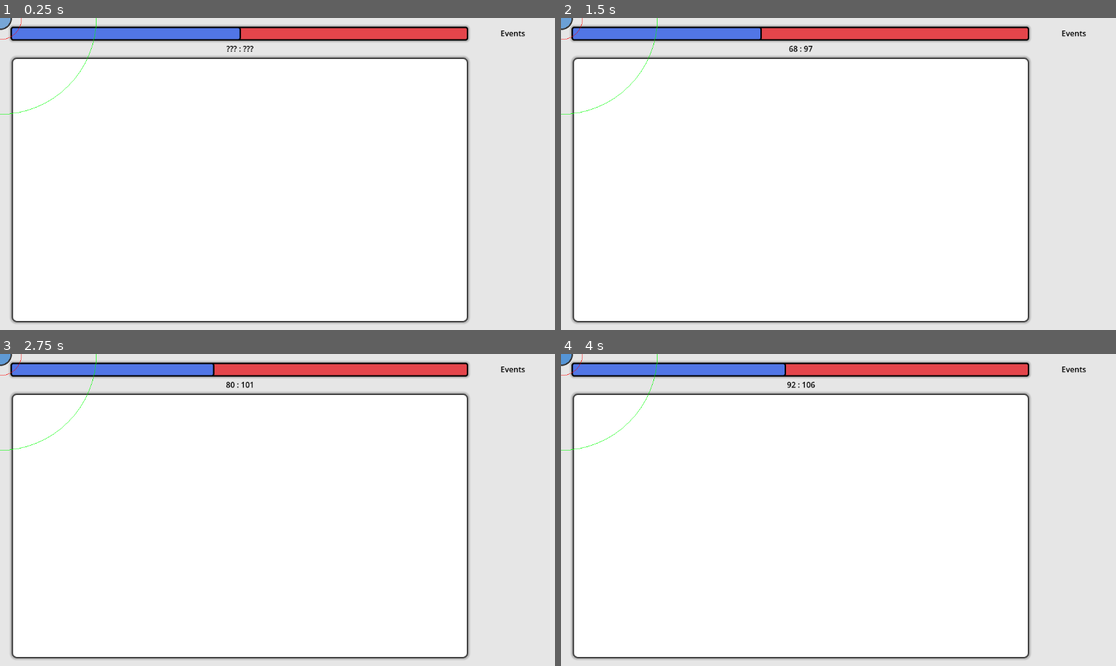
Above: before the commit, frames 1-4 (two rows, left to right).
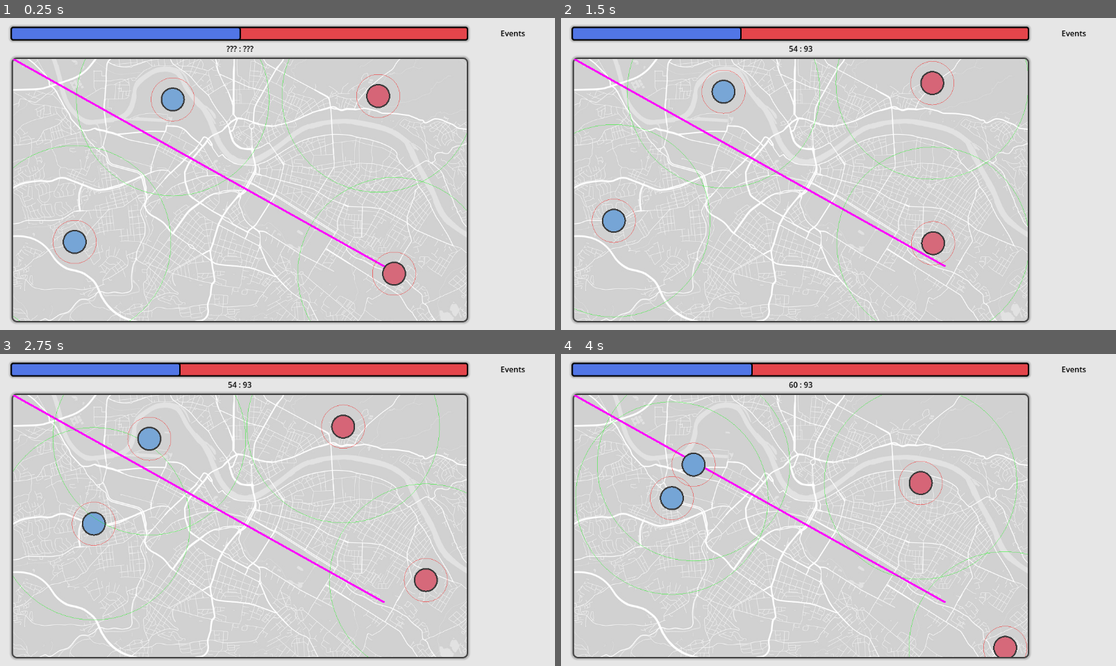
Above: after the commit, the same moments.

Repository: s7eamy/social-bubbles
Game: Godot game, scene res://test_eimantas.tscn
The game is run twice, just before and just after one commit, with the same random seed, the same clock (stepped at 60 frames per second) and the same inputs. This scene is started directly instead of the project's main scene.
Inputs:
- Up to frame 1 (0.25 s): no input
- Up to frame 2 (1.5 s): no input
- Up to frame 3 (2.75 s): no input
- Up to frame 4 (4 s): no input

The runs differ from the first frame. In frame 1, 64% of the frame differs, in the area x 0-85%, y 0-98%; in frame 2, 64%; in frame 3, 65%; in frame 4, 65%.

Commit message:
feat: added line drawing in a separate script
To be finished

Diff:
--- a/scenes/ui/ui.gd
+++ b/scenes/ui/ui.gd
@@ -10,22 +10,9 @@
 func _ready() -> void:
 	game_controller = find_game_node()
 
-
 # Called every frame. 'delta' is the elapsed time since the previous frame.
 func _process(delta: float) -> void:
-	score_literate = 0
-	score_illiterate = 0
-	if game_controller and game_controller.unit_list:
-		for unit in game_controller.unit_list:
-			if unit.type == Globals.UnitTypes.MEDIA_ILLITERATE:
-				score_illiterate += abs(unit.media_literacy_score)
-			elif unit.type == Globals.UnitTypes.MEDIA_LITERATE:
-				score_literate += unit.media_literacy_score
-		print("Score literate" + str(score_literate))
-		print("Score illiterate" + str(score_illiterate))
-		score_label.text = str(score_literate) + " : " + str(score_illiterate)
-		print("Progress" + str(float(score_literate) / float((score_illiterate + score_literate))))
-		score_bar.value = float(score_literate) / float((score_illiterate + score_literate)) * 100
+	calculate_score()
 
 func find_game_node():
 	# Start searching from the root node
@@ -36,3 +23,15 @@
 	else:
 		print("Node 'game' not found!")
 		return null
+
+func calculate_score():
+	score_literate = 0
+	score_illiterate = 0
+	if game_controller and game_controller.unit_list:
+		for unit in game_controller.unit_list:
+			if unit.type == Globals.UnitTypes.MEDIA_ILLITERATE:
+				score_illiterate += abs(unit.media_literacy_score)
+			elif unit.type == Globals.UnitTypes.MEDIA_LITERATE:
+				score_literate += unit.media_literacy_score
+		score_label.text = str(round(score_literate)) + " : " + str(round(score_illiterate))
+		score_bar.value = float(score_literate) / float((score_illiterate + score_literate)) * 100
--- /dev/null
+++ b/scenes/unit/line-drawing.gd
@@ -0,0 +1,58 @@
+extends Node
+
+const LINE_DRAW_DURATION = 1.0
+
+#var line: Line2D
+@export var line: Line2D  # The Line2D node for drawing
+var is_drawing_line: bool = false
+var current_time: float = 0.0
+var start_position: Vector2
+var end_position: Vector2
+
+
+# Called when the node enters the scene tree for the first time.
+func _ready() -> void:
+	pass # Replace with function body.
+
+
+# Called every frame. 'delta' is the elapsed time since the previous frame.
+func _process(delta: float) -> void:
+	if is_drawing_line:
+		animate_line(delta)
+
+func create_line2d():
+	# Create a new Line2D node
+	var line = Line2D.new()
+
+	# Configure its appearance (optional)
+	line.width = 4.0  # Set the width of the line
+	line.default_color = Color(1, 0, 0)  # Set the color of the line (red in this case)
+
+	# Add the Line2D node to the scene
+	add_child(line)  # Add it as a child of the current node or another node
+
+	return line
+
+func start_line_animation(node_a: Node, node_b: Node):
+	is_drawing_line = true
+	current_time = 0.0
+	start_position = node_a.position
+	end_position = node_b.position
+	line.clear_points()  # Clear previous line points
+	line.add_point(start_position)  # Start at node_a's position
+
+func animate_line(delta: float):
+	current_time += delta
+	var t = current_time / LINE_DRAW_DURATION  # Calculate the interpolation factor
+	t = clamp(t, 0.0, 1.0)  # Ensure t is between 0 and 1
+
+	# Interpolate the line to the end position
+	var current_position = start_position.lerp(end_position, t)
+	if line.get_point_count() == 1:
+		line.add_point(current_position)
+	else:
+		line.set_point_position(1, current_position)
+
+	# Finish the animation
+	if t >= 1.0:
+		is_drawing_line = false
--- a/test_eimantas.tscn
+++ b/test_eimantas.tscn
@@ -1,19 +1,45 @@
-[gd_scene load_steps=4 format=3 uid="uid://cp1tj8vxm4evv"]
+[gd_scene load_steps=5 format=3 uid="uid://cp1tj8vxm4evv"]
 
 [ext_resource type="PackedScene" uid="uid://dp82b4kb4pydf" path="res://scenes/unit/unit.tscn" id="1_loclc"]
+[ext_resource type="Texture2D" uid="uid://cb55aal1vbcxx" path="res://assets/textures/urban-city-map-dresden-poster-grayscale-street-vector-34009066.jpg" id="2_0uwex"]
 [ext_resource type="PackedScene" uid="uid://d235bok86nwo0" path="res://scenes/ui/ui.tscn" id="2_d46r5"]
 [ext_resource type="PackedScene" uid="uid://c2h42mkmbnom4" path="res://scenes/game/game.tscn" id="3_0jitr"]
 
 [node name="TestEimantas" type="Node"]
 
-[node name="Unit" parent="." instance=ExtResource("1_loclc")]
+[node name="Ui" parent="." instance=ExtResource("2_d46r5")]
 
-[node name="Ui" parent="." instance=ExtResource("2_d46r5")]
+[node name="TextureRect" type="TextureRect" parent="Ui/Background/Border/Frame" index="0"]
+self_modulate = Color(1, 1, 1, 0.231373)
+layout_mode = 1
+anchors_preset = 15
+anchor_right = 1.0
+anchor_bottom = 1.0
+grow_horizontal = 2
+grow_vertical = 2
+texture = ExtResource("2_0uwex")
+
+[node name="Line2D" type="Line2D" parent="Ui/Background/Border/Frame" index="1"]
+points = PackedVector2Array(0, 0, 771, 431)
+width = 4.0
+default_color = Color(1, 0, 1, 1)
+
+[node name="Unit" parent="Ui/Background/Border/Frame" index="2" node_paths=PackedStringArray("line") instance=ExtResource("1_loclc")]
+position = Vector2(758, 77)
+line = NodePath("../Line2D")
+
+[node name="Unit2" parent="Ui/Background/Border/Frame" index="3" node_paths=PackedStringArray("line") instance=ExtResource("1_loclc")]
+position = Vector2(791, 446)
+line = NodePath("../Line2D")
+
+[node name="Unit3" parent="Ui/Background/Border/Frame" index="4" node_paths=PackedStringArray("line") instance=ExtResource("1_loclc")]
+position = Vector2(128, 380)
+line = NodePath("../Line2D")
+
+[node name="Unit4" parent="Ui/Background/Border/Frame" index="5" node_paths=PackedStringArray("line") instance=ExtResource("1_loclc")]
+position = Vector2(334, 100)
+line = NodePath("../Line2D")
 
 [node name="Game" parent="." instance=ExtResource("3_0jitr")]
 
-[node name="Unit2" parent="." instance=ExtResource("1_loclc")]
-
-[node name="Unit3" parent="." instance=ExtResource("1_loclc")]
-
-[node name="Unit4" parent="." instance=ExtResource("1_loclc")]
+[editable path="Ui"]
Binary file added: assets/textures/Square.png
Not shown, added: assets/textures/Square.png.import
Binary file added: assets/textures/urban-city-map-dresden-poster-grayscale-street-vector-34009066.jpg
Not shown, added: assets/textures/urban-city-map-dresden-poster-grayscale-street-vector-34009066.jpg.import
